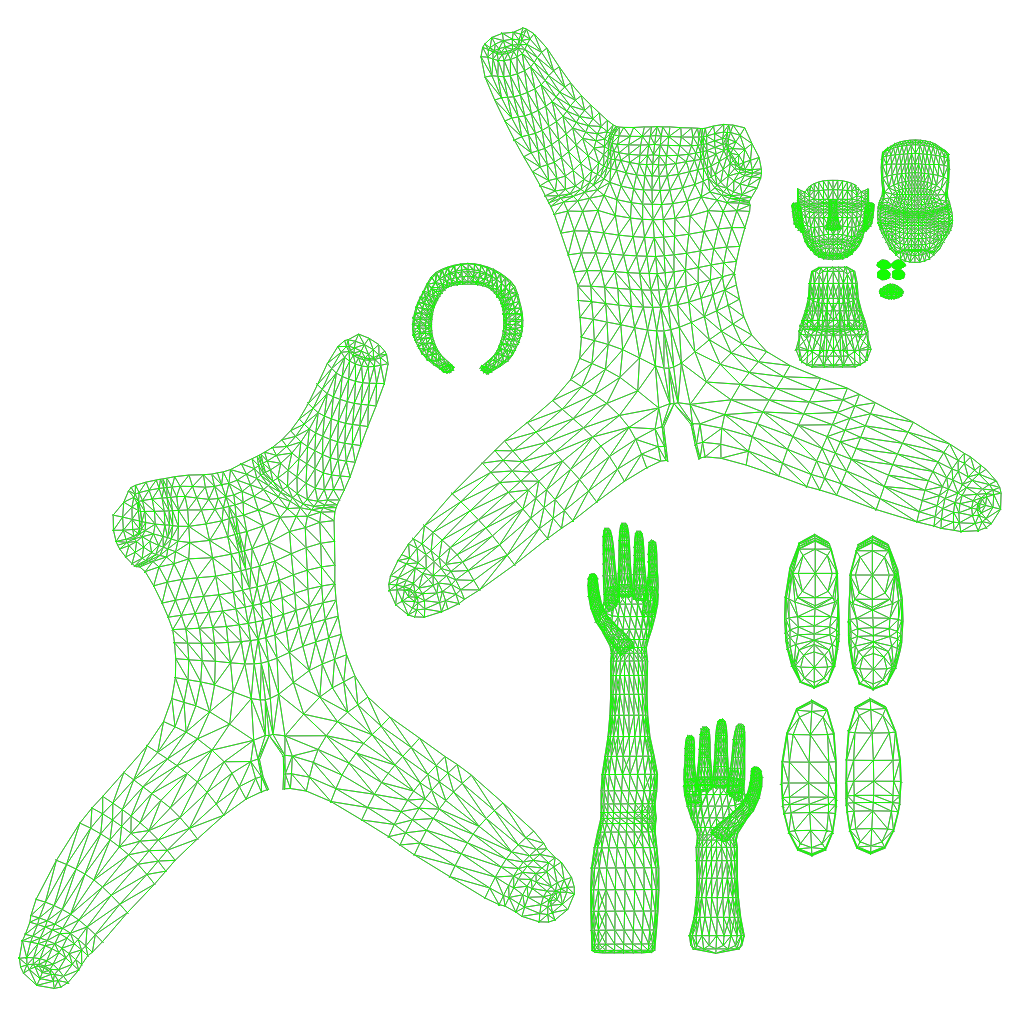
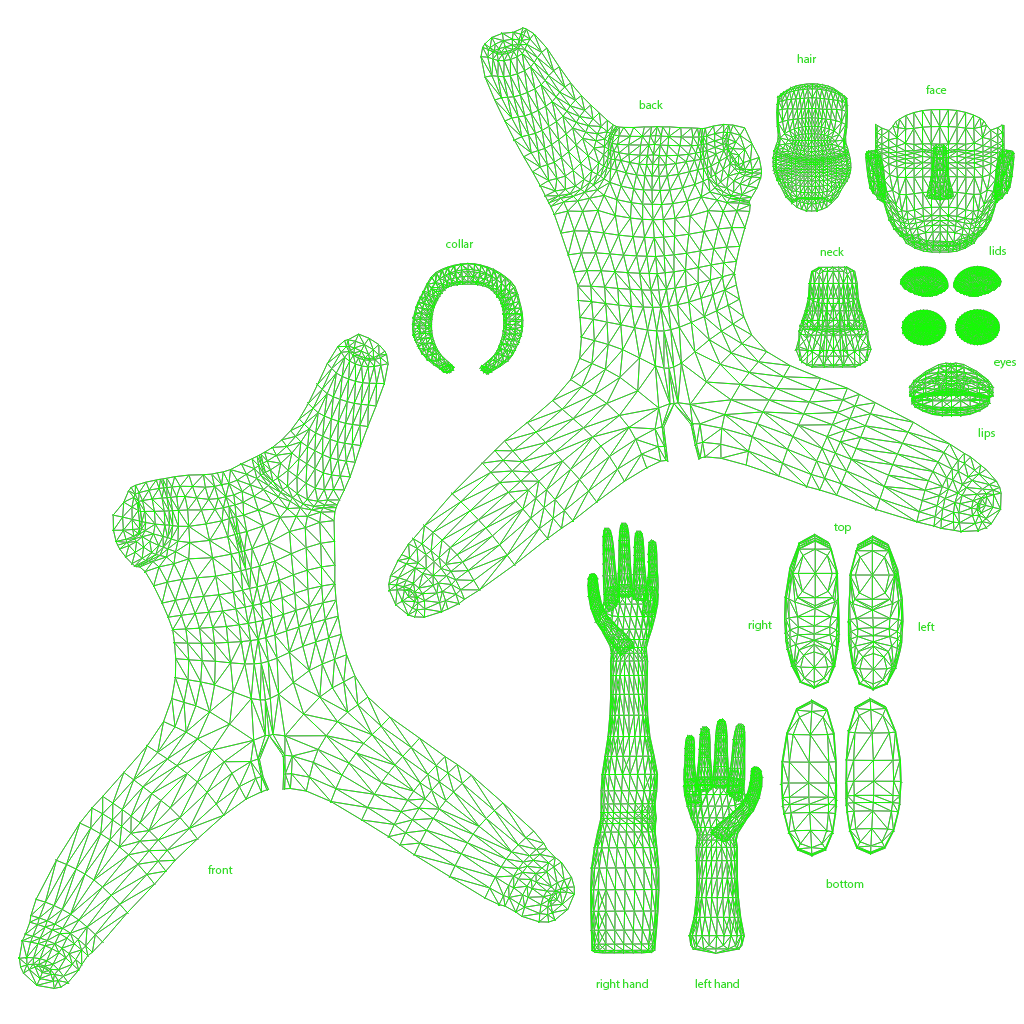
Layers edited between the first and the second (1024, 1024) image:
removed layer "Layer 0" over [208, 54, 1002, 990]
added layer "top" above "bottom" over [834, 523, 851, 534]
added layer "bottom" above "right" over [826, 879, 864, 888]
added layer "right" above "left" over [748, 620, 772, 631]
added layer "left" above "right hand" over [918, 622, 935, 631]
added layer "right hand" above "left hand" over [596, 979, 648, 990]
added layer "left hand" above "collar" over [695, 979, 739, 988]
added layer "collar" above "back" over [446, 239, 474, 248]
added layer "back" above "front" over [639, 100, 663, 109]
added layer "front" above "neck" over [208, 865, 233, 874]
added layer "neck" above "lips" over [820, 247, 844, 256]
added layer "lips" above "eyes" over [978, 428, 995, 440]
added layer "eyes" above "lids" over [994, 360, 1016, 369]
added layer "lids" above "face" over [989, 246, 1006, 255]
added layer "face" above "hair" over [926, 85, 947, 94]
added layer "hair" above "PC_UVmap" over [797, 54, 817, 63]
added layer "PC_UVmap" above "Layer 2" over [208, 54, 1015, 990]
added layer "Layer 1" over [208, 54, 1016, 990]
